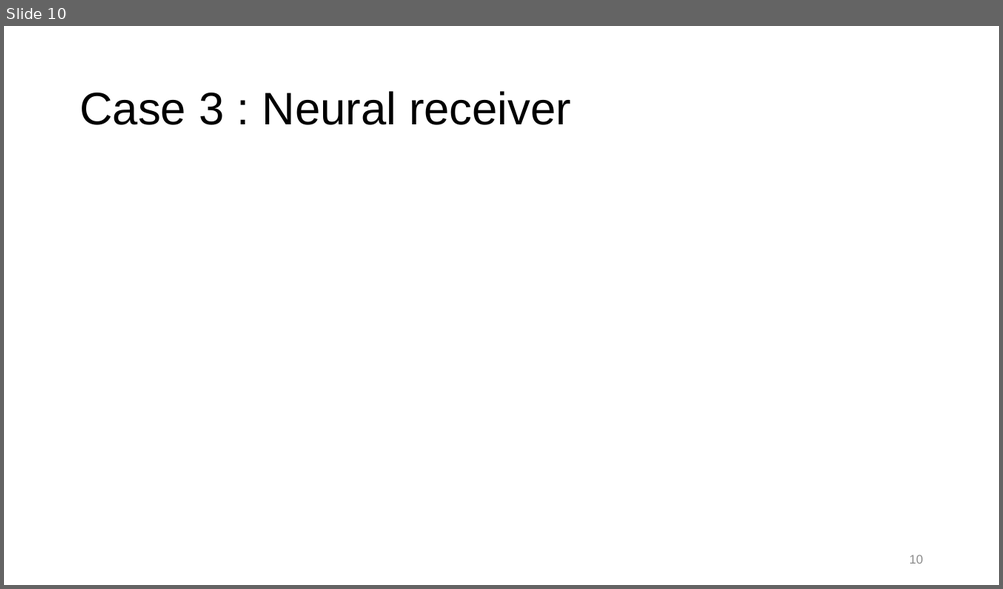
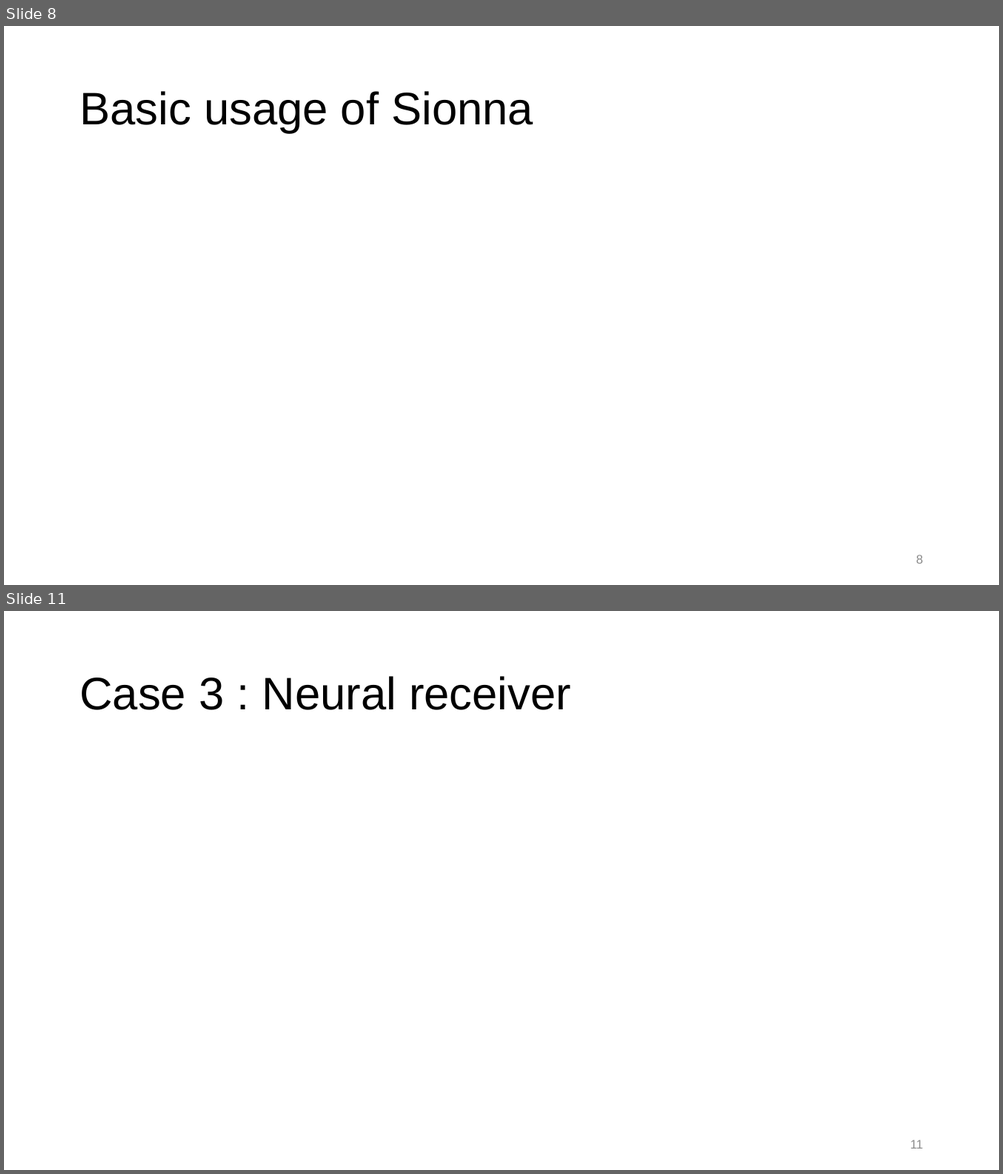
Before and after one commit to NYCU-ICCLab/sionna_introduction, a slide deck: sionna_introduction.pptx. Shown one above the other, each under a label of ours: slide 10 before the commit, slides 8 and 11 after it; the slides between them are not shown. The pictures are 1003x589 and 1003x1174 pixels, drawn with LibreOffice and Linux fonts; fonts in the diff are those of the drawing; background and template pictures are left out. Boxes give left, top, right and bottom in pixels: in the first picture for what was removed or moved away, otherwise in the second. Text is boxed around its words. In the diff, an @@ line names an element or a change of style, - is before the commit and + after.

```diff
--- a/sionna_introduction.pptx
+++ b/sionna_introduction.pptx
@@ slide 8 added at (4,26,999,585), background picture (left out) @@
@@ title added at (79,91,533,133), 44 pt, text #000000 @@
+Basic usage of Sionna
@@ page number added at (916,555,922,564), 12 pt, text #8C8C8C @@
+8
@@ what was slide 10 is now slide 11 @@
@@ page number at (910,1140,922,1149): text changed @@
-10
+11
```
Also in this commit, not shown: 4 slides changed, 4 other files.
